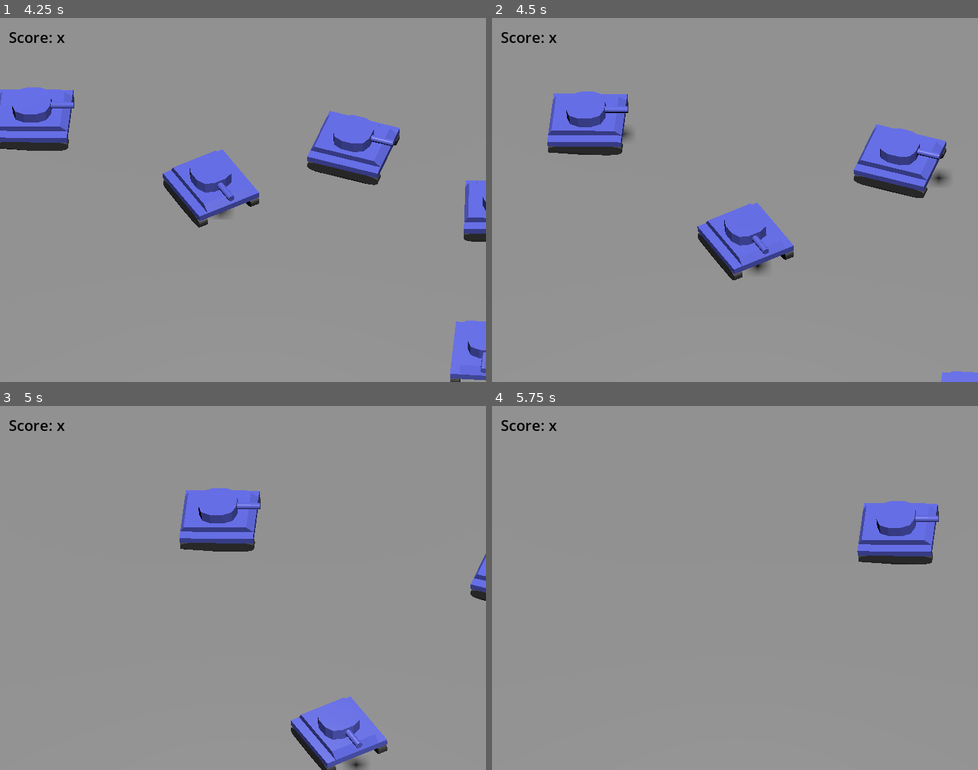
Above: before the commit, frames 1-4 (two rows, left to right).
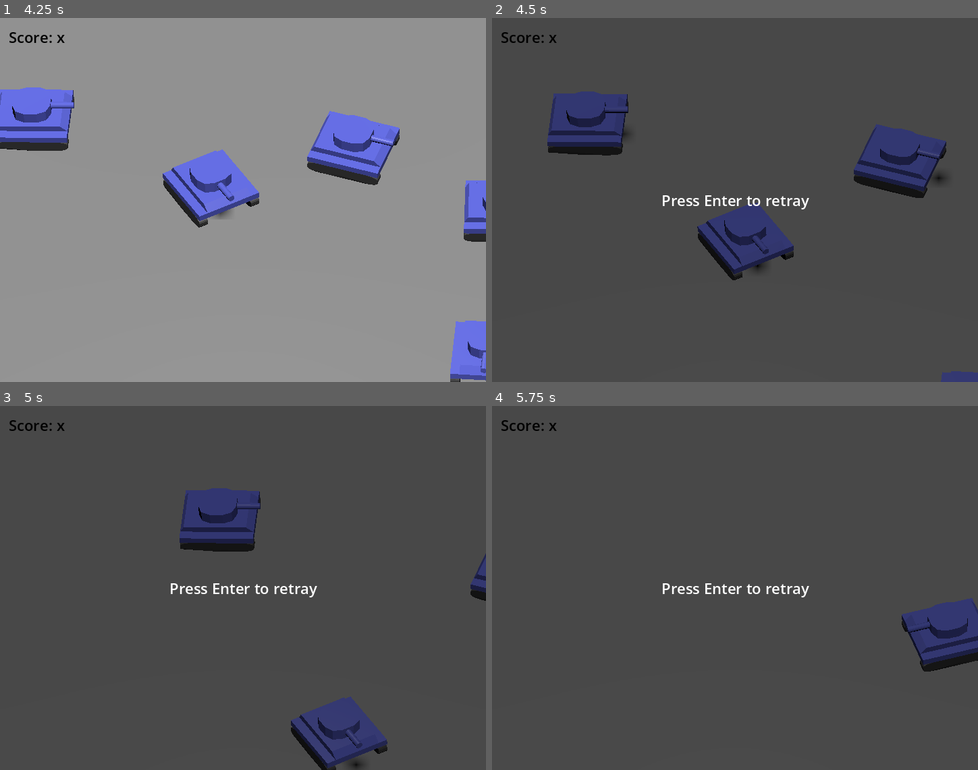
Above: after the commit, the same moments.

Repository: scolyxel/belajar001
Game: Godot game, scene res://scenes/main/main.tscn
Two runs of this game, one before a commit and one after it. Both use one fixed random seed, a clock stepped at 60 frames per second and the inputs below.
Inputs:
- Up to frame 1 (4.25 s): tap Enter (retry, bound only after the commit) at 0.5, 4.15 s; hold S (move_belakang) 0.53-1.28 s; tap Space (jump) at 0.77, 1.52, 3.02, 3.77 s; tap W (move_depan) at 1.35 s; hold D (move_kanan) 2.03-2.78 s; tap A (move_kiri) at 2.85 s; hold S (move_belakang) from 3.53 s (still down)
- Up to frame 2 (4.5 s): release S (move_belakang) at 4.28 s; tap W (move_depan) at 4.35 s
- Up to frame 3 (5 s): tap Space (jump) at 4.52 s
- Up to frame 4 (5.75 s): tap Enter (retry, bound only after the commit) at 5 s; hold D (move_kanan) from 5.03 s (still down)

Frame 1 is identical in both runs. In frame 2, 99% of the frame differs, in the area x 0-100%, y 0-100%; in frame 3, 99%; in frame 4, 100%.

Commit message:
feat(ui): menambahkan ColorRect dan Label retry, membuat fungsi hide/show UI, unhandled_input restart, serta autoload music player

Diff:
--- a/project.godot
+++ b/project.godot
@@ -14,6 +14,10 @@
 run/main_scene="uid://ukfg021g131k"
 config/features=PackedStringArray("4.7", "GL Compatibility")
 config/icon="res://icon.svg"
+
+[autoload]
+
+MusicPlayer="*uid://s628bllwr2dl"
 
 [display]
 
@@ -53,6 +57,11 @@
 "events": [Object(InputEventKey,"resource_local_to_scene":false,"resource_name":"","device":-1,"window_id":0,"alt_press …(191 unchanged characters)…
 ]
 }
+retry={
+"deadzone": 0.2,
+"events": [Object(InputEventKey,"resource_local_to_scene":false,"resource_name":"","device":-1,"window_id":0,"alt_pressed":false,"shift_pressed":false,"ctrl_pressed":false,"meta_pressed":false,"pressed":false,"keycode":0,"physical_keycode":4194309,"key_label":0,"unicode":0,"location":0,"echo":false,"script":null)
+]
+}
 
 [layer_names]
 
--- a/scenes/main/main.gd
+++ b/scenes/main/main.gd
@@ -1,7 +1,10 @@
 extends Node
 @export  var mob_scene : PackedScene
-
-
+func _unhandled_input(event: InputEvent) -> void:
+	if event.is_action_pressed("retry") and $UI/Retry.visible:
+		get_tree().reload_current_scene()
+func _ready() -> void:
+	$UI/Retry.hide()
 func _on_mob_timer_timeout() -> void:
 	var mob = mob_scene.instantiate()
 
@@ -15,3 +18,4 @@
 
 func _on_player_hit() -> void:
 	$MobTimer.stop()
+	$UI/Retry.show()
--- a/scenes/main/main.tscn
+++ b/scenes/main/main.tscn
@@ -87,9 +87,11 @@
 
 [node name="UI" type="Control" parent="." unique_id=1476436416]
 layout_mode = 3
-anchors_preset = 0
-offset_right = 40.0
-offset_bottom = 40.0
+anchors_preset = 15
+anchor_right = 1.0
+anchor_bottom = 1.0
+grow_horizontal = 2
+grow_vertical = 2
 theme = SubResource("Theme_l3cfh")
 
 [node name="ScoreLabel" type="Label" parent="UI" unique_id=875140529]
@@ -102,5 +104,29 @@
 text = "Score: x"
 script = ExtResource("4_l3cfh")
 
+[node name="Retry" type="ColorRect" parent="UI" unique_id=464290338]
+layout_mode = 1
+anchors_preset = 15
+anchor_right = 1.0
+anchor_bottom = 1.0
+grow_horizontal = 2
+grow_vertical = 2
+color = Color(0, 0, 0, 0.5058824)
+
+[node name="Label" type="Label" parent="UI/Retry" unique_id=1937320317]
+layout_mode = 1
+anchors_preset = 8
+anchor_left = 0.5
+anchor_top = 0.5
+anchor_right = 0.5
+anchor_bottom = 0.5
+offset_left = -109.5
+offset_top = -15.5
+offset_right = 109.5
+offset_bottom = 15.5
+grow_horizontal = 2
+grow_vertical = 2
+text = "Press Enter to retray"
+
 [connection signal="hit" from="Player" to="." method="_on_player_hit"]
 [connection signal="timeout" from="MobTimer" to="." method="_on_mob_timer_timeout"]
--- /dev/null
+++ b/scenes/music_player/music_player.tscn
@@ -0,0 +1,7 @@
+[gd_scene format=3 uid="uid://s628bllwr2dl"]
+
+[ext_resource type="AudioStream" uid="uid://ngc1ffef27aw" path="res://assets/arts/House In a Forest Loop.ogg" id="1_38sxc"]
+
+[node name="MusicPlayer" type="AudioStreamPlayer" unique_id=334693443]
+stream = ExtResource("1_38sxc")
+autoplay = true
Not shown, added: assets/arts/House In a Forest Loop.ogg.import
Not shown, added: assets/arts/House In a Forest Loop.ogg
